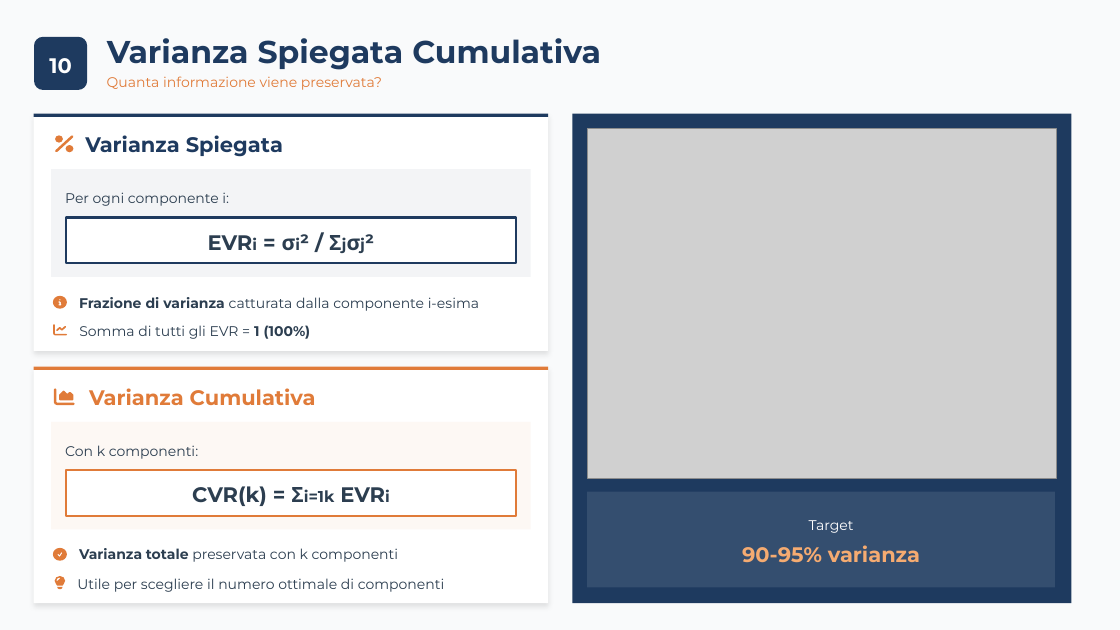
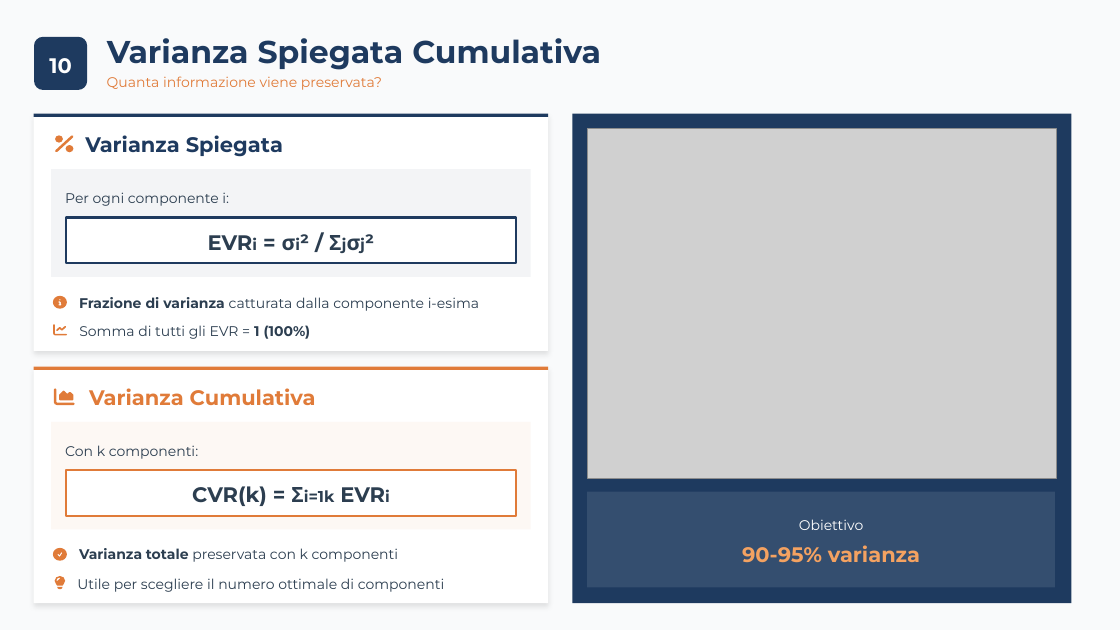
Before and after one commit to carrieroroberto/face-recognition-dimensionality-reduction, a slide deck: slide 12 of results/presentation/Carriero, Leone - Analisi Comparativa per Riduzione Dimensionale, Approccio Lineare e Non-Lineare per Riconoscimento e Verifica Facciale.pptx. Drawn at 1120x630 pixels with LibreOffice and Linux fonts; fonts in the diff are those of the drawing; grey boxes stand for pictures. Boxes give left, top, right and bottom in pixels: in the first picture for what was removed or moved away, otherwise in the second. Text is boxed around its words. In the diff, an @@ line names an element or a change of style, - is before the commit and + after.

```diff
--- a/results/presentation/Carriero, Leone - Analisi Comparativa per Riduzione Dimensionale, Approccio Lineare e Non-Lineare per Riconoscimento e Verifica Facciale.pptx
+++ b/results/presentation/Carriero, Leone - Analisi Comparativa per Riduzione Dimensionale, Approccio Lineare e Non-Lineare per Riconoscimento e Verifica Facciale.pptx
@@ text at (799,519,863,530): text changed @@
-Target
+Obiettivo
```
Also in this commit, not shown: 19 other slides changed, 2 other files.
